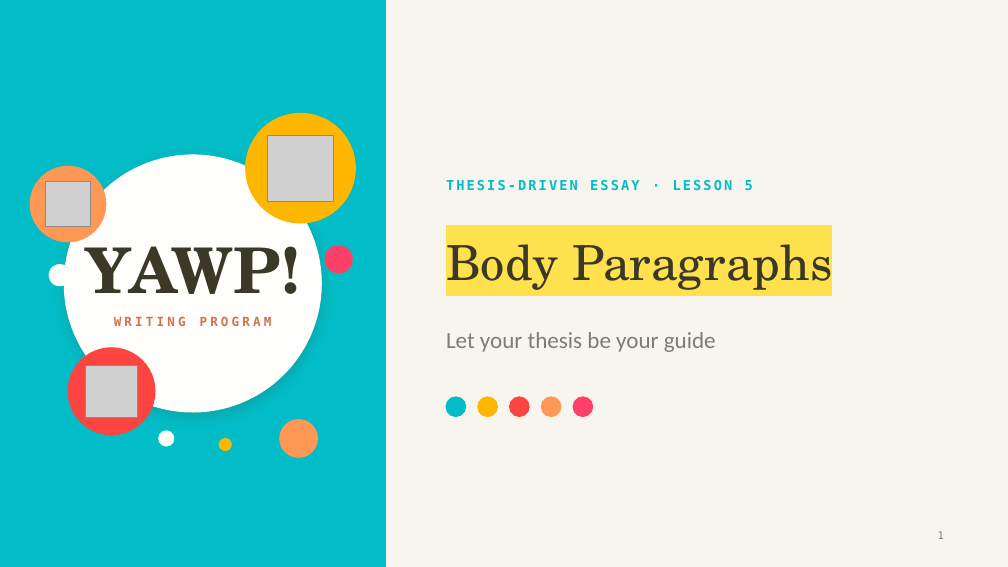
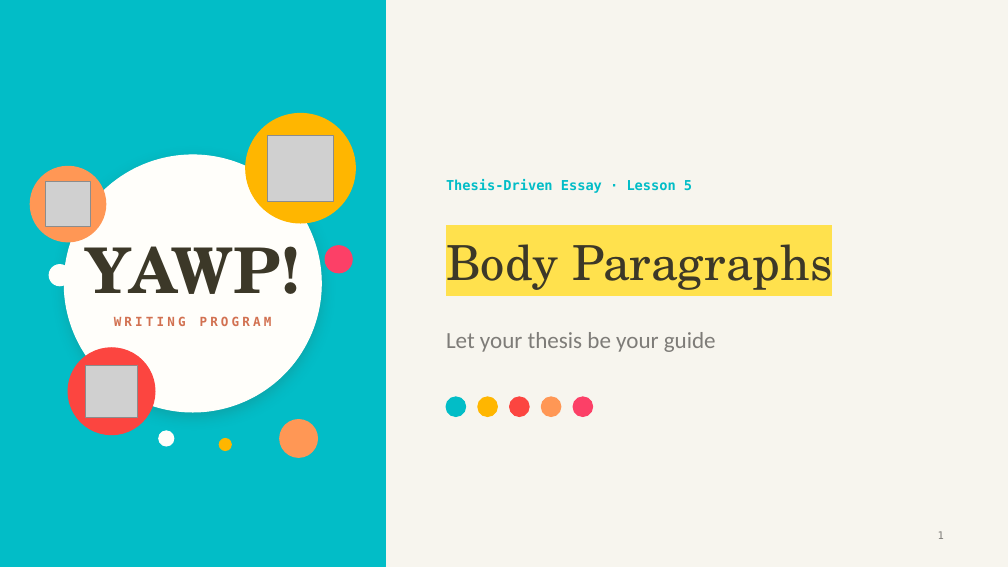
Before and after one commit to The-Connell-School/yawp, a slide deck: slide 1 of services/web-app/resources/thesis-essay-decks/lesson-5-body-paragraphs.pptx. Drawn at 1008x567 pixels with LibreOffice and Linux fonts; fonts in the diff are those of the drawing; grey boxes stand for pictures. Boxes give left, top, right and bottom in pixels: in the first picture for what was removed or moved away, otherwise in the second. Text is boxed around its words. In the diff, an @@ line names an element or a change of style, - is before the commit and + after.

```diff
--- a/services/web-app/resources/thesis-essay-decks/lesson-5-body-paragraphs.pptx
+++ b/services/web-app/resources/thesis-essay-decks/lesson-5-body-paragraphs.pptx
@@ text at (x1=446, y1=179, x2=692, y2=193): text changed @@
-THESIS-DRIVEN ESSAY · LESSON 5
+Thesis-Driven Essay · Lesson 5
```
Also in this commit, not shown: 23 other slides changed, 25 other files.
